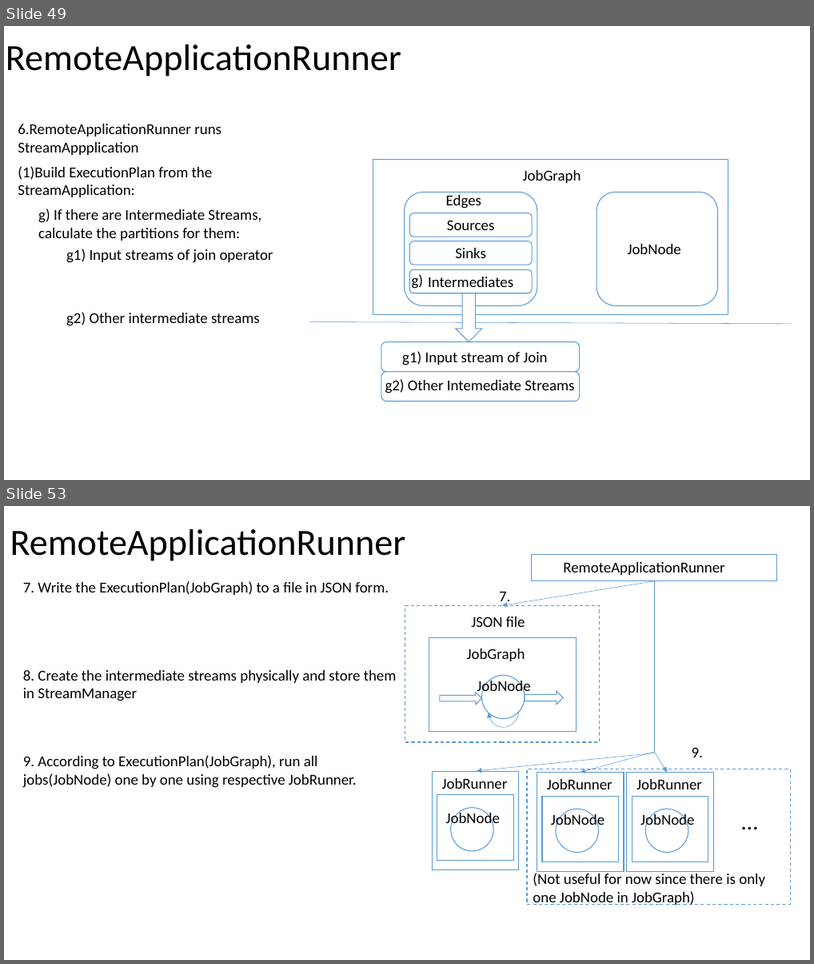
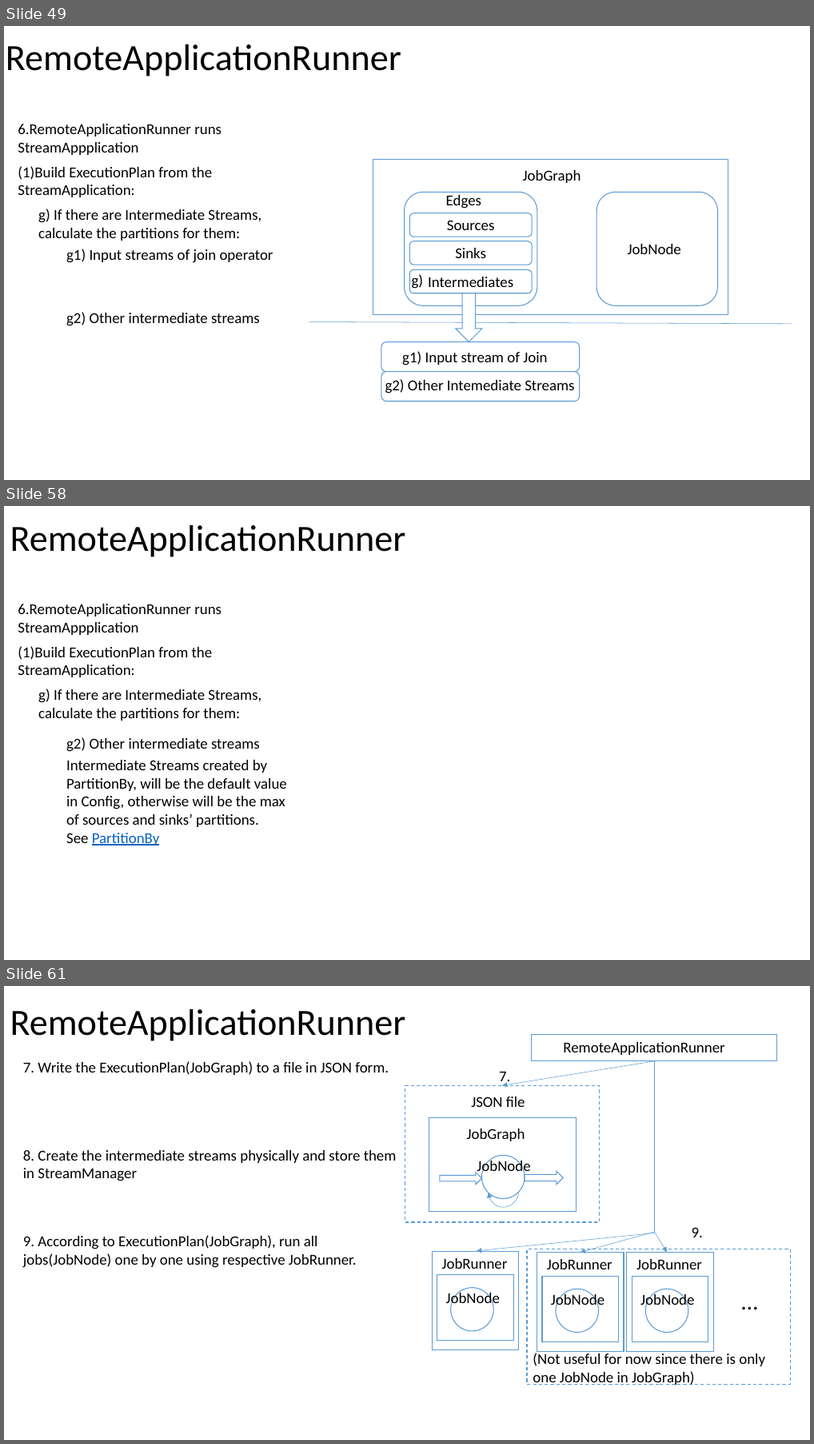
Before and after one commit to Swrrt/Samza-Documents, a slide deck: Documentation/SamzaStructure.pptx. Shown one above the other, each under a label of ours: slides 49 and 53 before the commit, slides 49, 58 and 61 after it; the slides between them are not shown. The pictures are 814x964 and 814x1444 pixels, drawn with LibreOffice and Linux fonts; fonts in the diff are those of the drawing. Boxes give left, top, right and bottom in pixels: in the first picture for what was removed or moved away, otherwise in the second. Text is boxed around its words. In the diff, an @@ line names an element or a change of style, - is before the commit and + after.

Commit message:
Come to JobRunner finally!!!

```diff
--- a/Documentation/SamzaStructure.pptx
+++ b/Documentation/SamzaStructure.pptx
@@ slide 58 added at (x1=4, y1=506, x2=810, y2=960), background #FFFFFF @@
@@ title added at (x1=10, y1=525, x2=406, y2=557), 44 pt, text #000000 @@
+RemoteApplicationRunner
@@ text added at (x1=18, y1=604, x2=222, y2=635), 18 pt, text #000000 @@
+6.RemoteApplicationRunner runs StreamAppplication
@@ text added at (x1=18, y1=646, x2=213, y2=677), 18 pt, text #000000 @@
+(1)Build ExecutionPlan from the StreamApplication:
@@ text added at (x1=38, y1=688, x2=262, y2=720), 18 pt, text #000000 @@
+g) If there are Intermediate Streams, calculate the partitions for them:
@@ text added at (x1=66, y1=737, x2=260, y2=752), 18 pt, text #000000 @@
+g2) Other intermediate streams
@@ text added at (x1=66, y1=760, x2=287, y2=845), 18 pt, text #000000 @@
+Intermediate Streams created by PartitionBy, will be the default value in Config, otherwise will be the max of sources and sinks’ partitions.
+See PartitionBy
@@ what was slide 53 is now slide 61 @@
```
Also in this commit, not shown: 4 slides changed, 10 other slides added, 1 slide removed.
